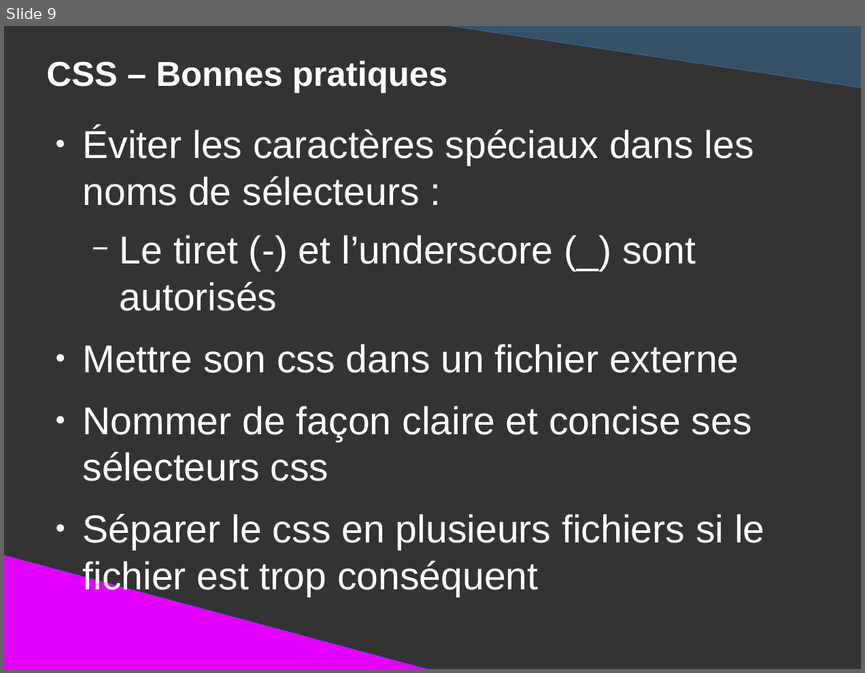
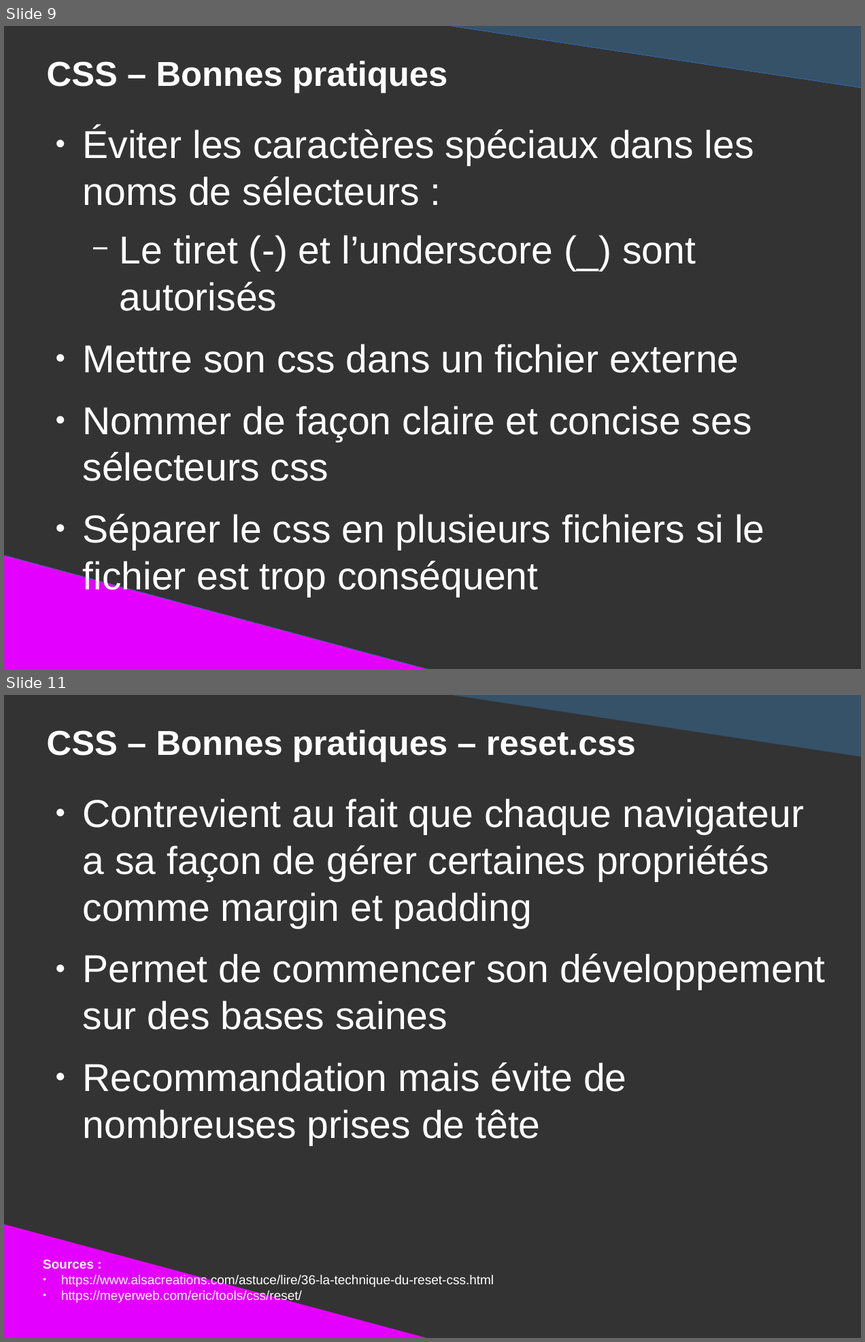
Before and after one commit to DanYellow/presentations, a slide deck: mmi/html/bonnes-pratiques/presentation.odp. Shown one above the other, each under a label of ours: slide 9 before the commit, slides 9 and 11 after it; the slides between them are not shown. The pictures are 865x673 and 865x1342 pixels, drawn with LibreOffice and Linux fonts; fonts in the diff are those of the drawing. Boxes give left, top, right and bottom in pixels: in the first picture for what was removed or moved away, otherwise in the second. Text is boxed around its words. In the diff, an @@ line names an element or a change of style, - is before the commit and + after.

```diff
--- a/mmi/html/bonnes-pratiques/presentation.odp
+++ b/mmi/html/bonnes-pratiques/presentation.odp
@@ slide 11 added at bbox=[4, 695, 861, 1338], background #333333 @@
@@ right triangle added at bbox=[421, 695, 861, 757], fill #355269 @@
@@ title added at bbox=[47, 730, 636, 762], 32 pt, text #FFFFFF, bold @@
+CSS – Bonnes pratiques – reset.css
@@ text added at bbox=[83, 798, 825, 1144], 36 pt, text #FFFFFF @@
+● Contrevient au fait que chaque navigateur a sa façon de gérer certaines propriétés comme margin et padding
+● Permet de commencer son développement sur des bases saines
+● Recommandation mais évite de nombreuses prises de tête
@@ right triangle added at bbox=[4, 1223, 447, 1338], fill #E400FF @@
@@ text added at bbox=[43, 1259, 494, 1302], 12 pt, text #FFFFFF @@
+Sources :
+● https://www.alsacreations.com/astuce/lire/36-la-technique-du-reset-css.html
+● https://meyerweb.com/eric/tools/css/reset/
```
Also in this commit, not shown: 2 slides changed, 2 other slides added, 6 other files.
